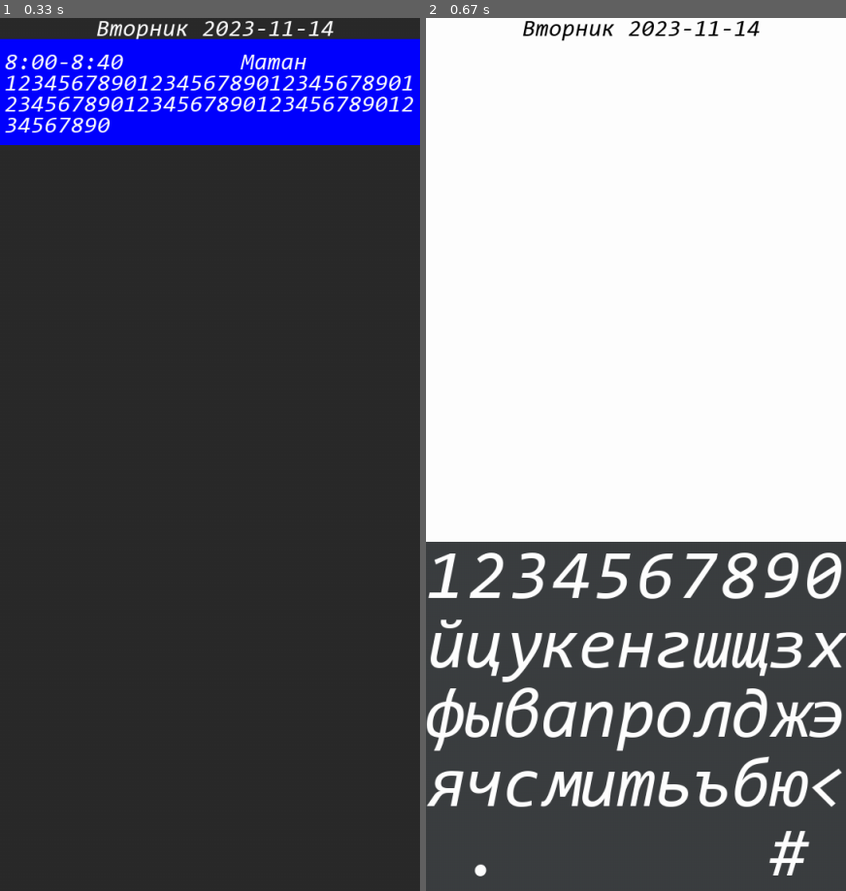
Above: before the commit, frames 1-2 (left to right).
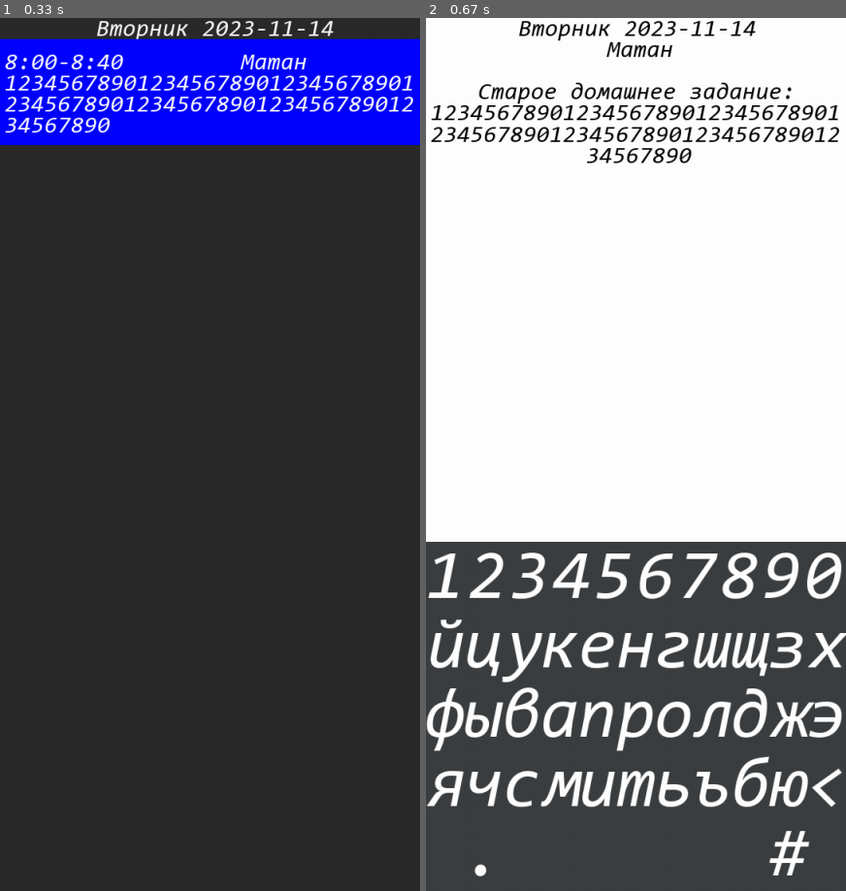
Above: after the commit, the same moments.

Repository: MR-Geri/diary
Game: pygame game, started from main.py
The game is run twice, just before and just after one commit, with the same random seed, the same clock (stepped at 60 frames per second) and the same inputs.
Inputs (mouse positions are in pixels of both pictures, inside the frame that each line leads up to):
- Up to frame 1 (0.33 s): no input
- Up to frame 2 (0.67 s): click (640, 52) at 0.38 s, where only the run after the commit has a clickable "Матан"

Frame 1 is identical in both runs. In frame 2, 3.2% of the frame differs, in the area x 1-99%, y 0-17%.

Commit message:
Изменение домашнего задания.

Diff:
--- a/main.py
+++ b/main.py
@@ -40,7 +40,6 @@
                     "lessons": []
                 }
             ]
-        print(self.file)
         #
         now = datetime.datetime.weekday(datetime.datetime.now())
         self.day = 0 if now == 5 or now == 6 else now
@@ -55,6 +54,7 @@
         self.swype_pos = ()
         self.date = datetime.date.today() - datetime.timedelta(days=datetime.date.today().weekday())
         self.date += datetime.timedelta(days=self.day)
+        self.card_click_num = 0
         #
         self.keyboard_text_size = int((width + height) / 3320 * 180)
         self.keyboard_y0 = int(height * (6 / 10))
@@ -86,6 +86,7 @@
             if y < pos[1] < y + self.card_height and click == 0 and self.last_click == 1:
                 self.keyboards_flag = True
                 self.cards_flag = False
+                self.card_click_num = i
 
     def action(self):
         pos = pygame.mouse.get_pos()
@@ -94,11 +95,11 @@
             self.swype_pos = pos[0]
             self.swype = True
         elif self.swype and self.last_click == 1 and click == 0:
-            if pos[0] - self.swype_pos < 0 and abs(pos[0] - self.swype_pos) >= width * (1/4):
+            if pos[0] - self.swype_pos < 0 and abs(pos[0] - self.swype_pos) >= width * (1/4) and self.cards_flag:
                 self.day += 1
                 self.day = 0 if self.day == 5 else self.day
                 main.draw_all()
-            elif pos[0] - self.swype_pos > 0 and abs(pos[0] - self.swype_pos) >= width * (1/4):
+            elif pos[0] - self.swype_pos > 0 and abs(pos[0] - self.swype_pos) >= width * (1/4) and self.cards_flag:
                 self.day -= 1
                 self.day = 4 if self.day == -1 else self.day
             else:
@@ -114,13 +115,19 @@
         pygame.draw.rect(display, (60, 63, 65), (0, 0, width, height))
         text_height = self.keyboard_y0
         pygame.draw.rect(display, (255, 255, 255), (0, 0, width, text_height))
-        text_ = f'{self.file[self.day]["day"]} {self.date}'
-        text_print(message=text_,
-                   x=(2 / 100) * width + width / self.card_text_obr * (self.card_text_obr - len(text_)) / 2,
-                   y=0,
-                   font_size=self.cards_text_size,
-                   font_color=(0, 0, 0)
-                   )
+        text = [f'{self.file[self.day]["day"]} {self.date}', f'{self.lessons[self.card_click_num]["lesson"]}',
+                '', 'Старое домашнее задание:']
+        task = self.lessons[self.card_click_num].get("task")
+        while len(task) > 0:
+            text.append(task[:self.card_text_obr])
+            task = task[self.card_text_obr:]
+        for i in range(len(text)):
+            text_print(message=text[i],
+                       x=(12 / 1000) * width + width / self.card_text_obr * (self.card_text_obr - len(text[i])) / 2,
+                       y=self.card_height / 5 * i,
+                       font_size=self.cards_text_size,
+                       font_color=(0, 0, 0)
+                       )
         for y in self.keys:
             for x in range(len(y)):
                 keys_width = width / len(y)
